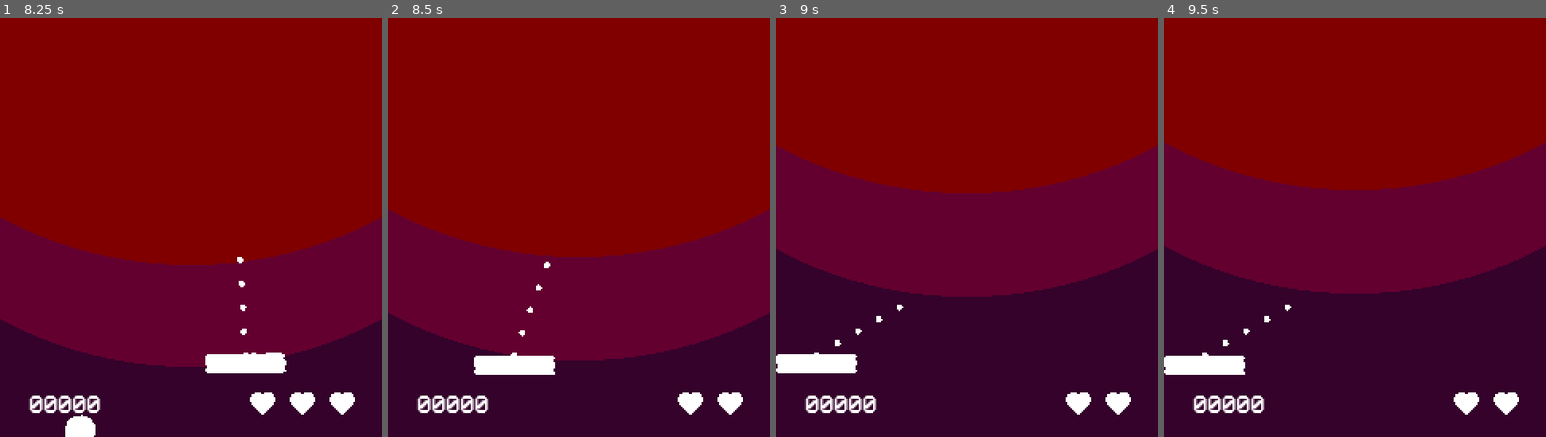
Above: before the commit, frames 1-4 (left to right).
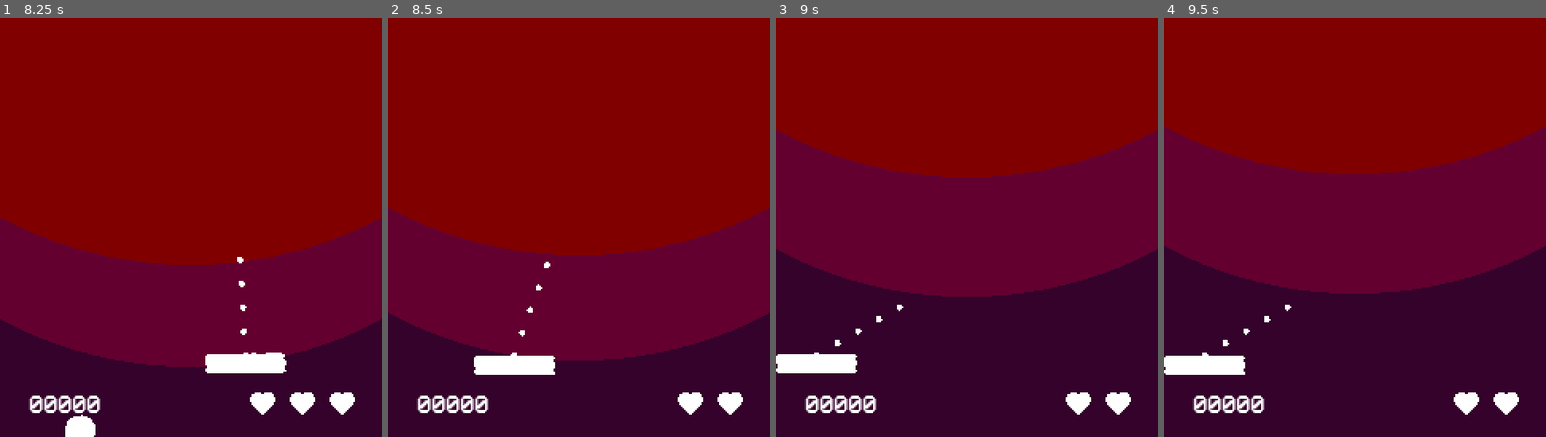
Above: after the commit, the same moments.

Repository: leogeier/impact_juggling
Game: Godot game, scene res://Main/Main.tscn
The game is run twice, just before and just after one commit, with the same random seed, the same clock (stepped at 60 frames per second) and the same inputs. The engine's default icon, where the game draws it, is replaced by a stand-in: a white triangle on a blue panel in a dark square.
Inputs (mouse positions are in pixels of both pictures, inside the frame that each line leads up to):
- Up to frame 1 (8.25 s): move the mouse to (275, 156) at 0.52 s; hold Right (ui_right) 0.53-1.28 s; tap Space (fire) every 0.75 s from 0.6 to 8.1 s; move the mouse to (114, 206) at 1.27 s; hold Left (ui_left) 1.28-2.03 s; move the mouse to (229, 68) at 2.02 s; hold Right (ui_right) 2.03-3.53 s; move the mouse to (171, 281) at 2.77 s; move the mouse to (305, 256) at 3.52 s; hold Left (ui_left) 3.53-5.78 s; move the mouse to (76, 105) at 4.27 s; move the mouse to (210, 181) at 5.02 s; move the mouse to (133, 55) at 5.77 s; hold Right (ui_right) 5.78-8.03 s; move the mouse to (275, 156) at 6.52 s; move the mouse to (114, 206) at 7.27 s; move the mouse to (229, 68) at 8.02 s; hold Left (ui_left) from 8.03 s (still down)
- Up to frame 2 (8.5 s): keep holding Left (ui_left)
- Up to frame 3 (9 s): keep holding Left (ui_left); move the mouse to (947, 281) at 8.77 s; tap Space (fire) at 8.85 s
- Up to frame 4 (9.5 s): keep holding Left (ui_left)

Frame 1 is identical in both runs. In frame 2, 0.4% of the frame differs, in the area x 0-100%, y 45-58%; in frame 3, 3.8%, in the area x 0-100%, y 26-42%; in frame 4, 3.8%.

Commit message:
add collectible screenshake and light part of bg rises slightly faster

Diff:
--- a/ld-47/Collectible/Collectible.gd
+++ b/ld-47/Collectible/Collectible.gd
@@ -13,7 +13,7 @@
 	ScoreTracker.add_score(value)
 	emit_signal("collected")
 	self.queue_free()
-	print("collected ", value)
+	Screenshake.start(0.2, 3)
 
 func _ready():
 	randomize()
--- a/ld-47/CollectibleSpawner/CollectibleSpawner.gd
+++ b/ld-47/CollectibleSpawner/CollectibleSpawner.gd
@@ -13,7 +13,6 @@
 
 	var offset = extent * Vector2(rand_range(-1, 1), rand_range(-1, 1))
 	collectible.position = position + offset
-	print("spawned col at", collectible.position)
 
 	collectible.connect("collected", self, "on_collected")
 	get_tree().get_root().add_child(collectible)
@@ -32,4 +31,3 @@
 	   and $SpawnTimer.is_stopped():
 		var wait_time = randi() % (timer_max - timer_min) + timer_min
 		$SpawnTimer.start(wait_time)
-		print("spawning ocl in ", wait_time)
--- a/ld-47/DynamicBG/DynamicBG.gd
+++ b/ld-47/DynamicBG/DynamicBG.gd
@@ -14,7 +14,7 @@
 var dark_time_offset = 0
 
 func on_life_lost():
-	$LightTween.interpolate_property(self, "light_y", light_y, light_y + life_lost_offset, life_lost_anim_dur, Tween.TRANS_CUBIC, Tween.EASE_IN_OUT)
+	$LightTween.interpolate_property(self, "light_y", light_y, light_y + life_lost_offset - 10, life_lost_anim_dur, Tween.TRANS_CUBIC, Tween.EASE_IN_OUT)
 	$LightTween.start()
 	$DarkTween.interpolate_property(self, "dark_y", dark_y, dark_y + life_lost_offset, life_lost_anim_dur, Tween.TRANS_CUBIC, Tween.EASE_IN_OUT)
 	$DarkTween.start()
